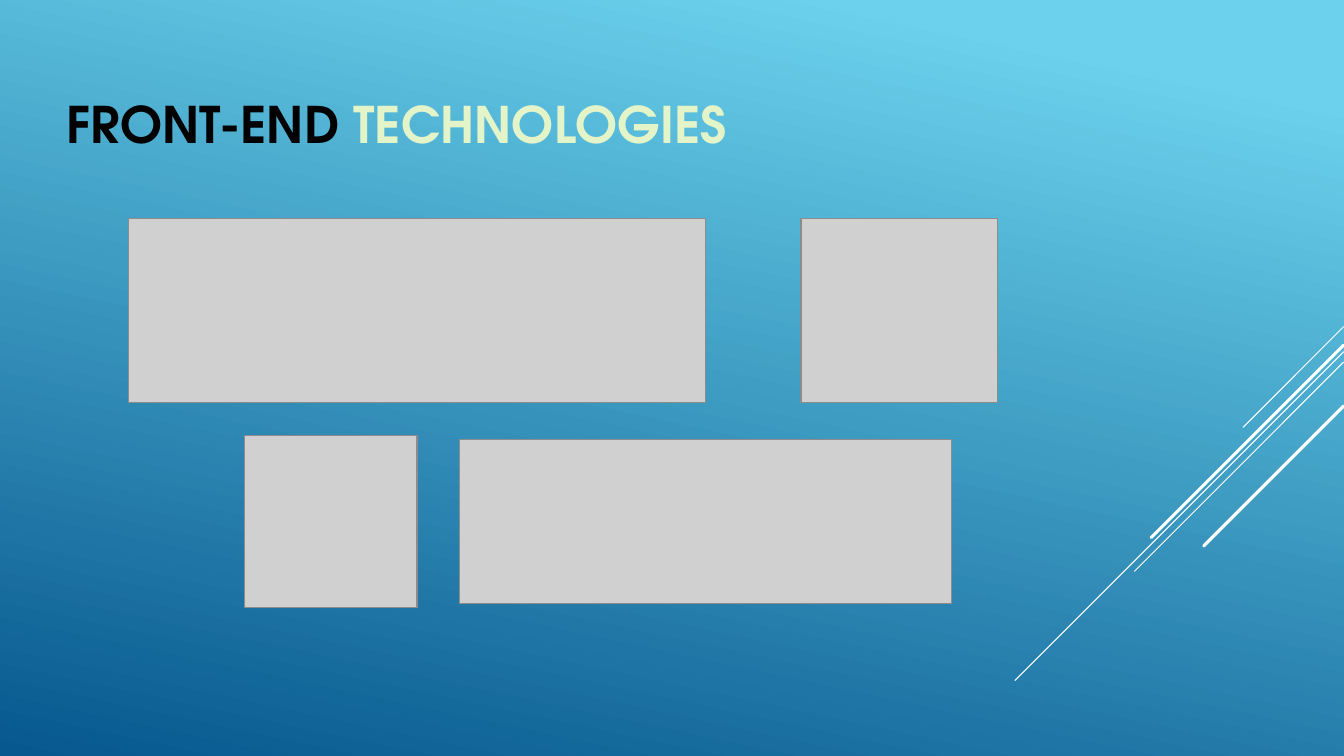
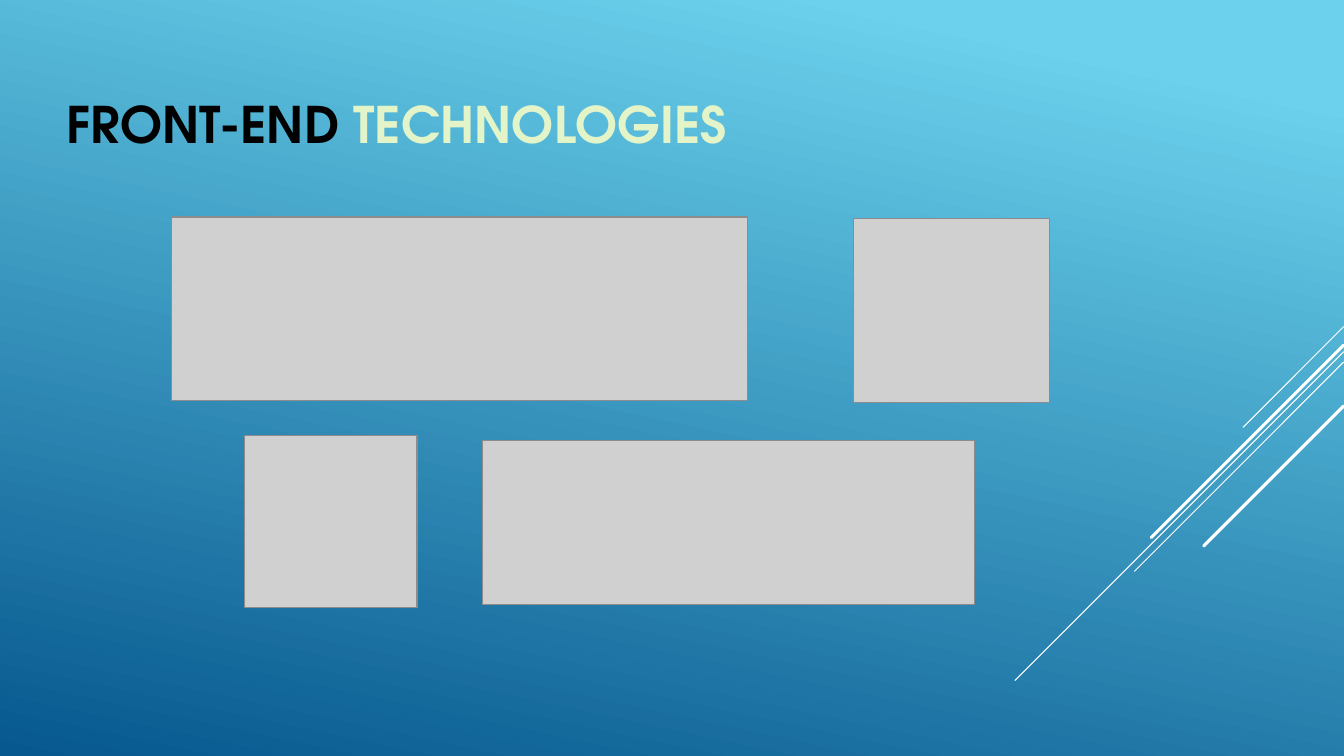
Before and after one commit to shaunc44/custom-trading-algorithms, a slide deck: slide 4 of FinalPresentation.pptx (slide 3 before the commit). Drawn at 1344x756 pixels with LibreOffice and Linux fonts; fonts in the diff are those of the drawing; grey boxes stand for pictures. Boxes give left, top, right and bottom in pixels: in the first picture for what was removed or moved away, otherwise in the second. Text is boxed around its words. In the diff, an @@ line names an element or a change of style, - is before the commit and + after.

```diff
--- a/FinalPresentation.pptx
+++ b/FinalPresentation.pptx
@@ picture: place and size @@
-picture at box(129, 219, 706, 403)
+picture at box(171, 217, 748, 401)
@@ picture: place and size @@
-picture at box(802, 219, 998, 403)
+picture at box(853, 219, 1050, 403)
@@ picture: place and size @@
-picture at box(460, 440, 952, 604)
+picture at box(483, 441, 975, 605)
```
Also in this commit, not shown: 5 other slides changed, 1 slide added, 2 other files.
